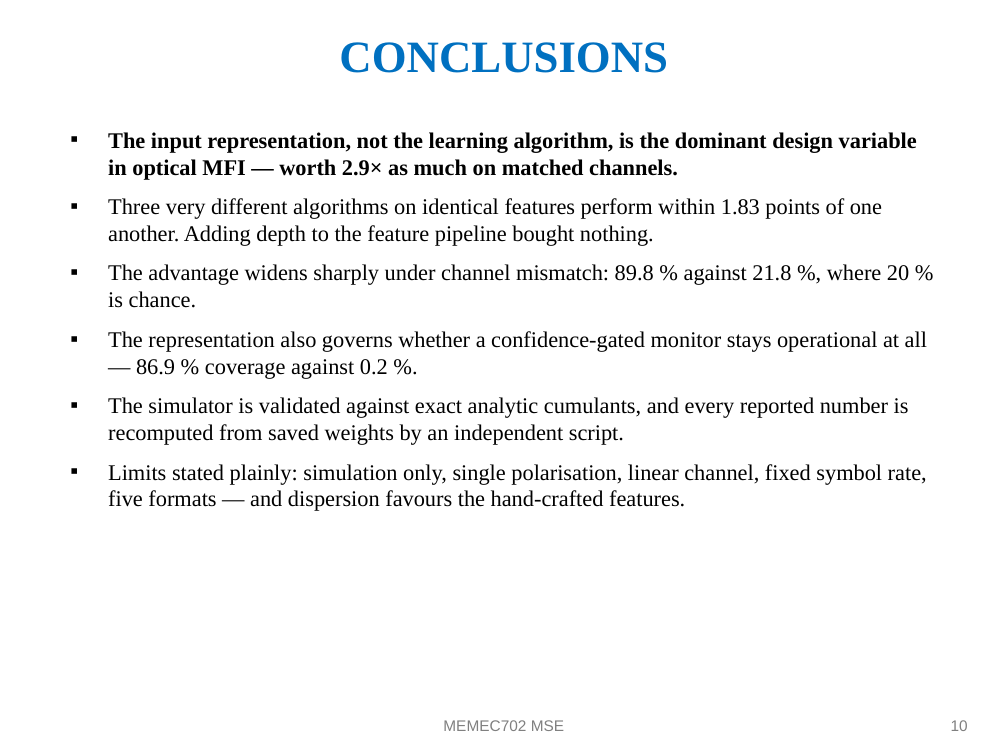
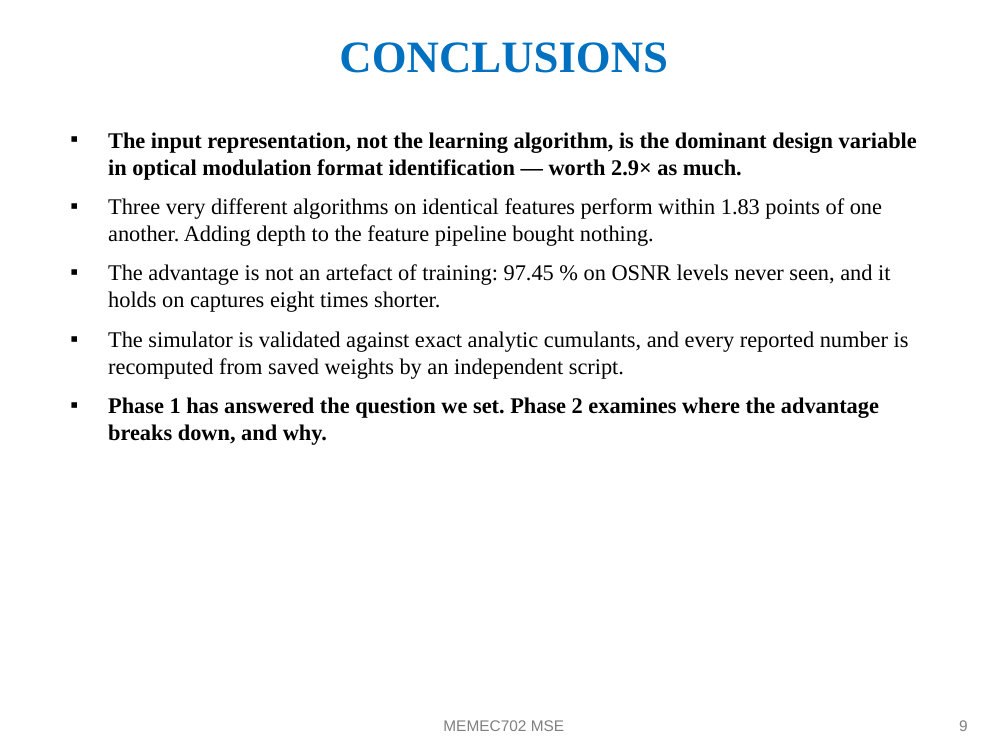
Before and after one commit to techi101/optical-mfi-representation, a slide deck: slide 10 of BTP_MidSem_Presentation.pptx (slide 11 before the commit). Drawn at 1008x756 pixels with LibreOffice and Linux fonts; fonts in the diff are those of the drawing. Boxes give left, top, right and bottom in pixels: in the first picture for what was removed or moved away, otherwise in the second. Text is boxed around its words. In the diff, an @@ line names an element or a change of style, - is before the commit and + after.

```diff
--- a/BTP_MidSem_Presentation.pptx
+++ b/BTP_MidSem_Presentation.pptx
@@ text at box(108, 132, 917, 180): text changed @@
-▪ The input representation, not the learning algorithm, is the dominant design variable in optical MFI — worth 2.9× as much on matched channels.
+▪ The input representation, not the learning algorithm, is the dominant design variable in optical modulation format identification — worth 2.9× as much.
@@ text at box(108, 264, 890, 312): text changed @@
-▪ The advantage widens sharply under channel mismatch: 89.8 % against 21.8 %, where 20 % is chance.
-▪ The representation also governs whether a confidence-gated monitor stays operational at all — 86.9 % coverage against 0.2 %.
+▪ The advantage is not an artefact of training: 97.45 % on OSNR levels never seen, and it holds on captures eight times shorter.
@@ text at box(108, 397, 879, 445): text changed; bold on @@
-▪ Limits stated plainly: simulation only, single polarisation, linear channel, fixed symbol rate, five formats — and dispersion favours the hand-crafted features.
+▪ Phase 1 has answered the question we set. Phase 2 examines where the advantage breaks down, and why.
@@ text at box(959, 720, 968, 731): text changed @@
-10
+9
```
Also in this commit, not shown: 3 other slides changed, 1 slide added, 2 slides removed, 5 other files.
